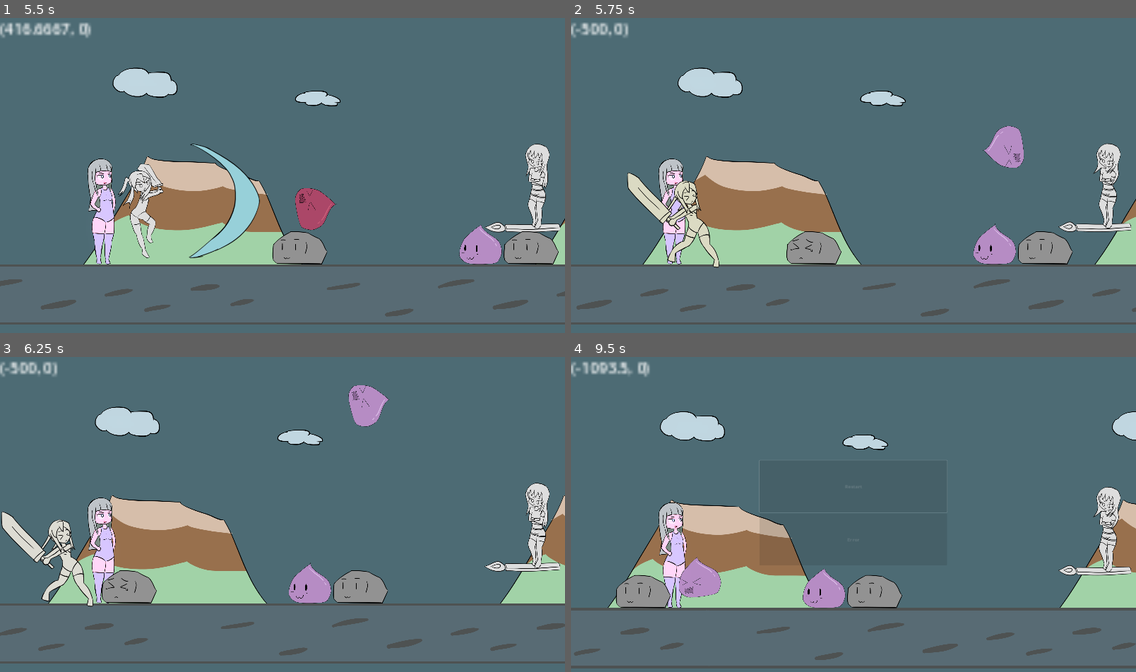
Above: before the commit, frames 1-4 (two rows, left to right).
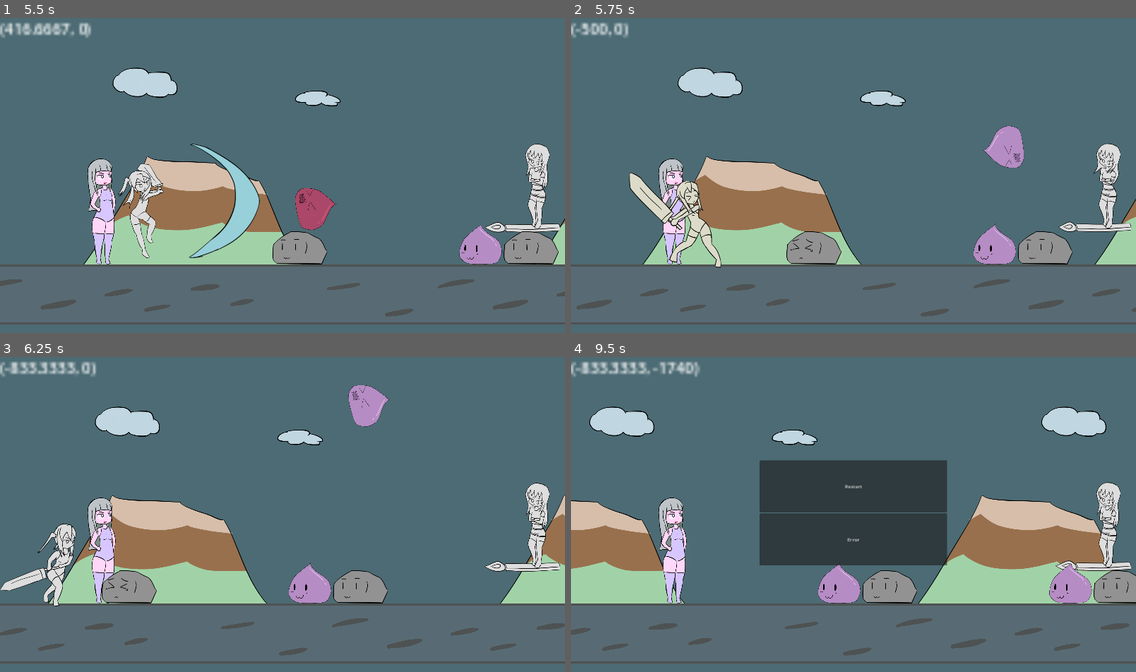
Above: after the commit, the same moments.

Repository: BeatMil/Animurun
Game: Godot game, scene res://Scenes/Forest.tscn
Same seed, same stepped clock (60 frames per second), same inputs: the game is played once before the commit and once after it.
Inputs (mouse positions are in pixels of both pictures, inside the frame that each line leads up to):
- Up to frame 1 (5.5 s): hold J (attack) 0.53-1.28 s; hold D (move_right) 0.53-2.03 s; tap Space (jump) at 0.77, 1.52, 3.02, 3.77, 4.52 s; tap K (block) at 1.35 s; hold A (move_left) 2.03-2.78 s; hold L (dodge) 2.03-2.78 s; hold D (move_right) 2.78-4.28 s; tap J (attack) at 2.85 s; hold K (block) 3.53-4.28 s; hold A (move_left) 4.28-5.03 s; tap L (dodge) at 4.35 s; hold D (move_right) from 5.03 s (still down); hold J (attack) from 5.03 s (still down)
- Up to frame 2 (5.75 s): keep holding D (move_right); keep holding J (attack)
- Up to frame 3 (6.25 s): release D (move_right) at 5.78 s; release J (attack) at 5.78 s; hold A (move_left) from 5.78 s (still down); tap K (block) at 5.85 s; tap Space (jump) at 6.02 s
- Up to frame 4 (9.5 s): hold L (dodge) 6.53-7.25 s; tap Space (jump) at 6.77 s; release A (move_left) at 7.25 s; click (853, 486) at 7.25 s, where only the run after the commit has a clickable "Restart"; click (853, 486) at 8 s, where only the run after the commit has a clickable "Restart"; click (853, 486) at 8.75 s, where only the run after the commit has a clickable "Restart"

Frame 1 is identical in both runs. In frame 2, 0.9% of the frame differs, in the area x 9-27%, y 49-80%; in frame 3, 2.1%; in frame 4, 41%, in the area x 0-100%, y 1-99%.

Commit message:
Decrease sword_deflect stun from 1 to 0.5 sec

Diff:
--- a/Scenes/Forest.tscn
+++ b/Scenes/Forest.tscn
@@ -878,7 +878,7 @@
 
 [sub_resource type="Animation" id="Animation_erit4"]
 resource_name = "sword_deflect"
-length = 1.00001
+length = 0.500008
 step = 0.0833333
 tracks/0/type = "value"
 tracks/0/imported = false
@@ -938,7 +938,7 @@
 tracks/4/interp = 1
 tracks/4/loop_wrap = true
 tracks/4/keys = {
-"times": PackedFloat32Array(0, 1),
+"times": PackedFloat32Array(0, 0.5),
 "transitions": PackedFloat32Array(0.5, 0.5),
 "update": 0,
 "values": [Vector2(-30, 0), Vector2(0, 0)]
@@ -950,7 +950,7 @@
 tracks/5/interp = 1
 tracks/5/loop_wrap = true
 tracks/5/keys = {
-"times": PackedFloat32Array(0, 1),
+"times": PackedFloat32Array(0, 0.5),
 "transitions": PackedFloat32Array(1, 1),
 "update": 0,
 "values": [Color(0.988235, 0.980392, 0.85098, 1), Color(1, 1, 1, 1)]
